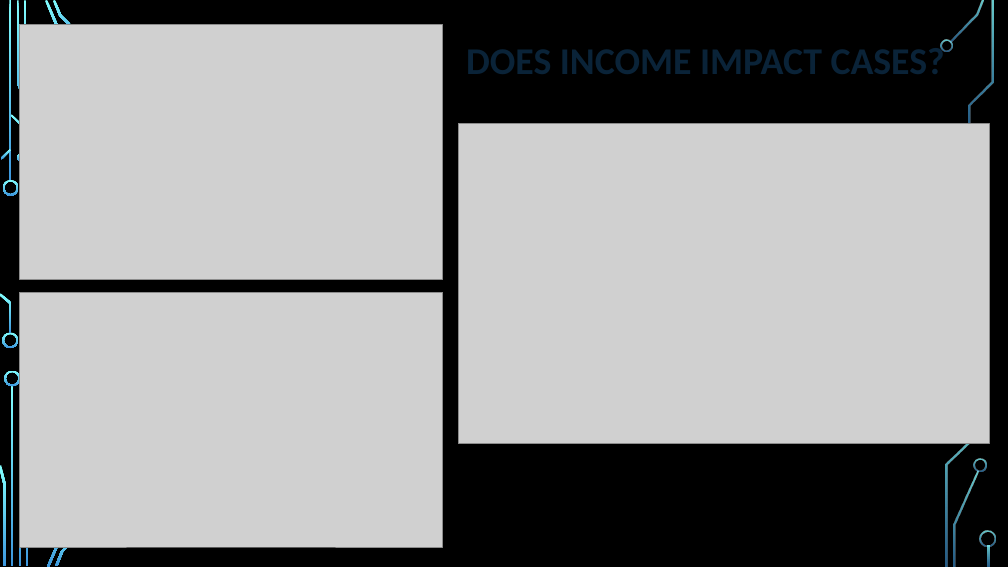
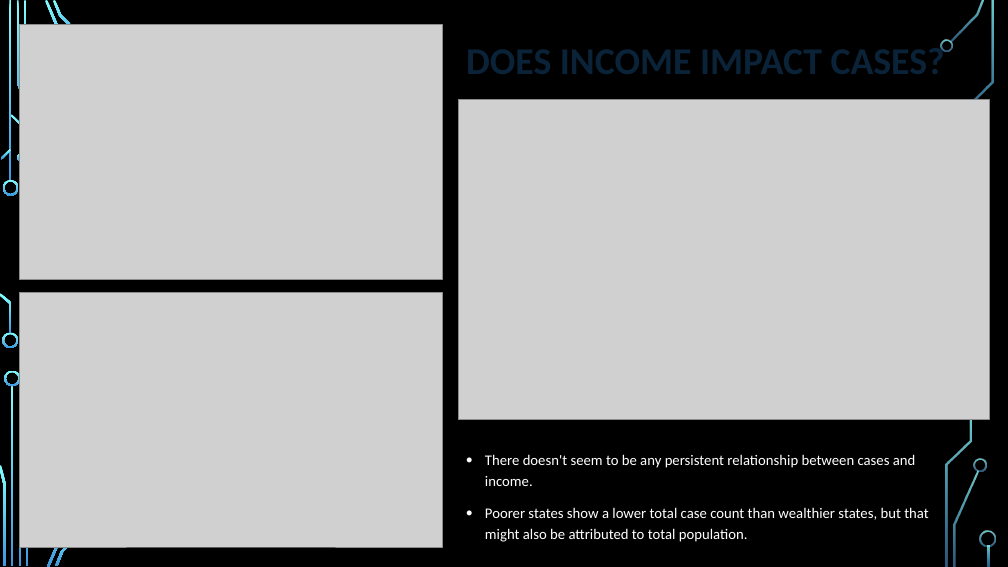
Before and after one commit to phantomsoul1/python-covid-challenge, a slide deck: slide 3 of PowerPoint/COVID_19 API Interactions.pptx. Drawn at 1008x567 pixels with LibreOffice and Linux fonts; fonts in the diff are those of the drawing; grey boxes stand for pictures; background and template pictures are left out. Boxes give left, top, right and bottom in pixels: in the first picture for what was removed or moved away, otherwise in the second. Text is boxed around its words. In the diff, an @@ line names an element or a change of style, - is before the commit and + after.

```diff
--- a/PowerPoint/COVID_19 API Interactions.pptx
+++ b/PowerPoint/COVID_19 API Interactions.pptx
@@ picture: place and size @@
-picture at box(459, 123, 990, 444)
+picture at box(459, 99, 990, 420)
@@ text added at box(485, 454, 928, 542), 14 pt, text #FFFFFF @@
+• There doesn't seem to be any persistent relationship between cases and income.
+• Poorer states show a lower total case count than wealthier states, but that might also be attributed to total population.
```
Also in this commit, not shown: 1 other slide changed, 24 other files.
